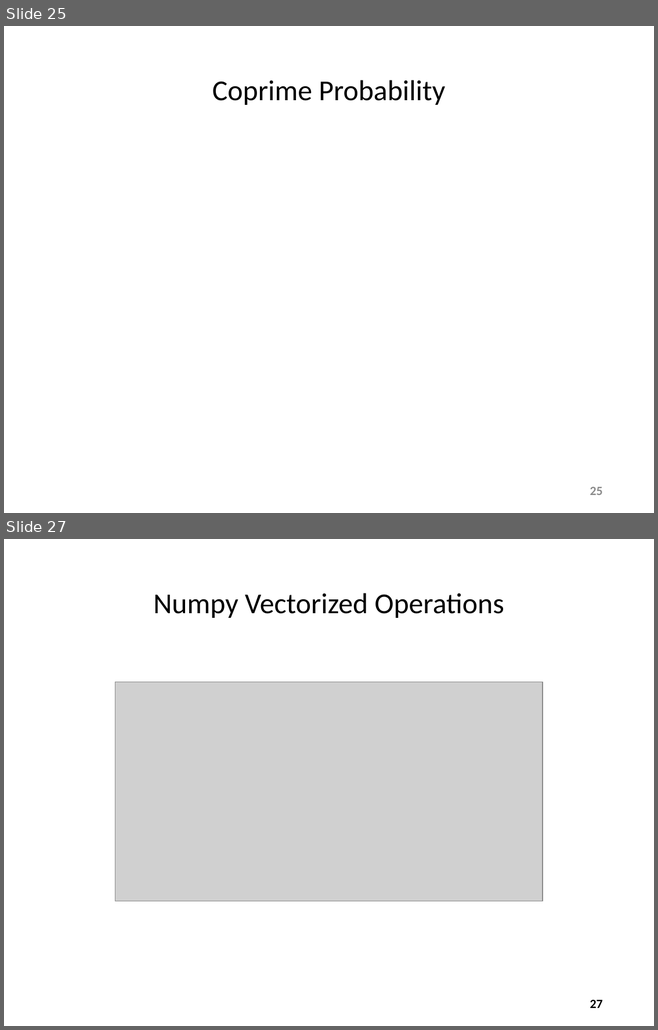
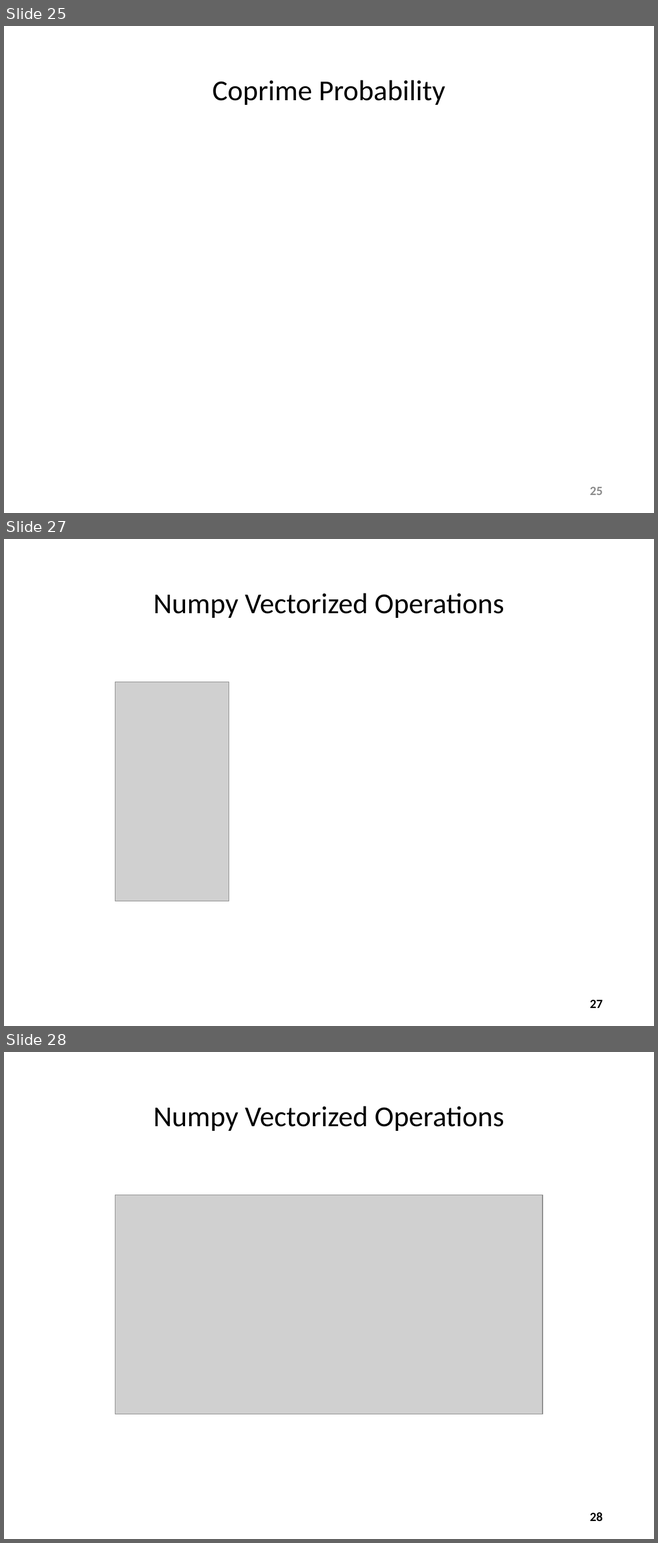
Before and after one commit to dbiersach/csi-spark-prep, a slide deck: slides/Session 02 - Arrays and Algorithms/Session 02 - Arrays and Algorithms.pptx. Shown one above the other, each under a label of ours: slides 25 and 27 before the commit, slides 25, 27 and 28 after it; the slides between them are not shown. The pictures are 658x1030 and 658x1543 pixels, drawn with LibreOffice and Linux fonts; fonts in the diff are those of the drawing; grey boxes stand for pictures. Boxes give left, top, right and bottom in pixels: in the first picture for what was removed or moved away, otherwise in the second. Text is boxed around its words. In the diff, an @@ line names an element or a change of style, - is before the commit and + after.

```diff
--- a/slides/Session 02 - Arrays and Algorithms/Session 02 - Arrays and Algorithms.pptx
+++ b/slides/Session 02 - Arrays and Algorithms/Session 02 - Arrays and Algorithms.pptx
@@ slide 27 added at (x1=4, y1=539, x2=654, y2=1026), background #FFFFFF @@
@@ title added at (x1=153, y1=593, x2=504, y2=618), 32 pt, text #000000 @@
+Numpy Vectorized Operations
@@ picture added at (x1=115, y1=682, x2=229, y2=901) @@
@@ page number added at (x1=590, y1=1000, x2=603, y2=1008), 14 pt, text #000000, bold @@
+27
@@ what was slide 27 is now slide 28 @@
@@ page number at (x1=590, y1=1513, x2=603, y2=1521): text changed @@
-27
+28
```
Also in this commit, not shown: 5 slides changed.
